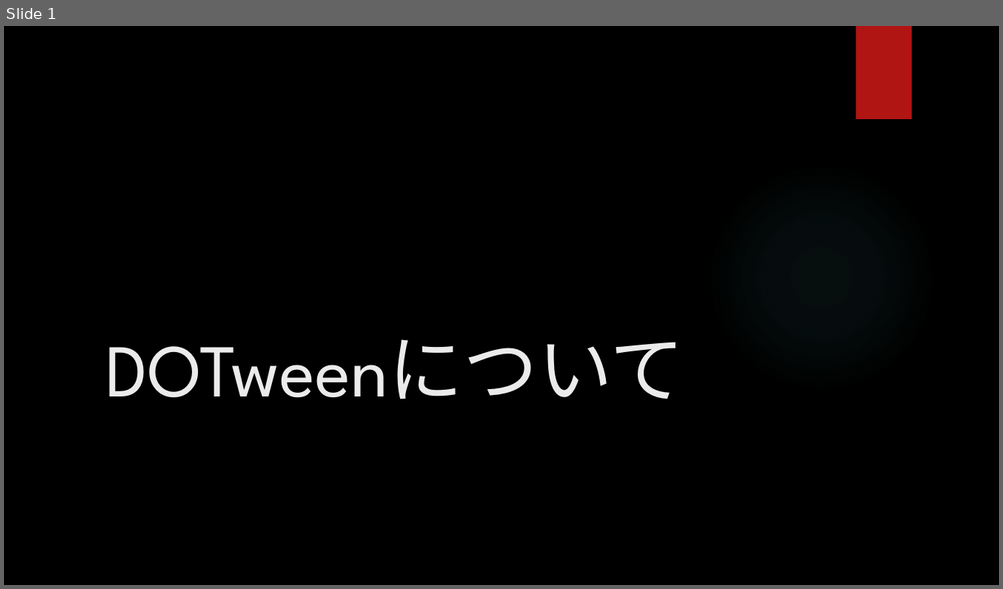
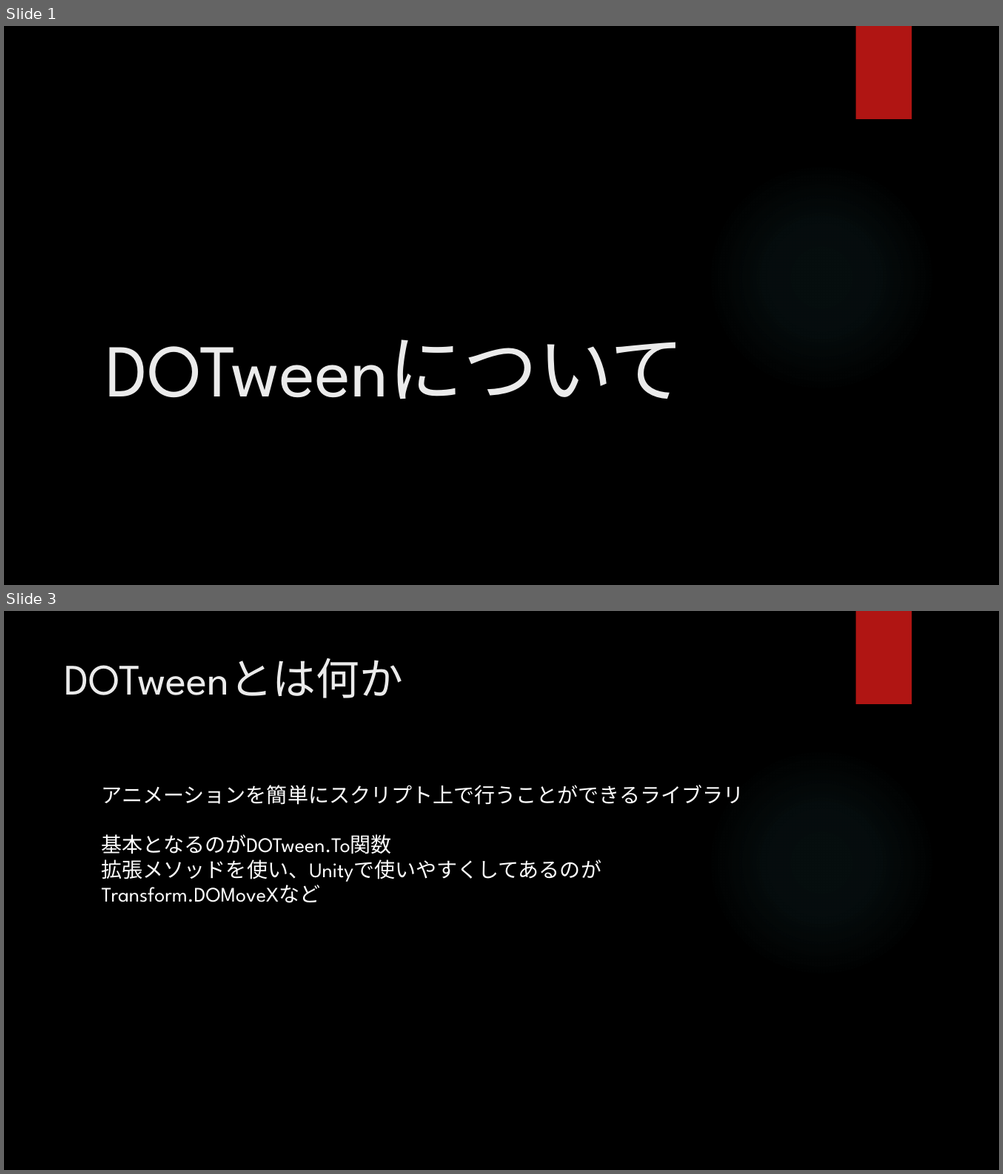
Before and after one commit to hopesnow/Study, a slide deck: RHStudy/Documents/プレゼンテーション1.pptx. Shown one above the other, each under a label of ours: slide 1 before the commit, slides 1 and 3 after it; the slides between them are not shown. The pictures are 1003x589 and 1003x1174 pixels, drawn with LibreOffice and Linux fonts; fonts in the diff are those of the drawing; background and template pictures are left out. Boxes give left, top, right and bottom in pixels: in the first picture for what was removed or moved away, otherwise in the second. Text is boxed around its words. In the diff, an @@ line names an element or a change of style, - is before the commit and + after.

```diff
--- a/RHStudy/Documents/プレゼンテーション1.pptx
+++ b/RHStudy/Documents/プレゼンテーション1.pptx
@@ slide 3 added at bbox=[4, 611, 999, 1170], background picture (left out); not listed: 2 template elements that a slide beside it also shows @@
@@ title added at bbox=[64, 658, 403, 698], 42 pt, text #EBEBEB @@
+DOTweenとは何か
@@ text added at bbox=[102, 785, 744, 903], 20 pt, text #FFFFFF @@
+アニメーションを簡単にスクリプト上で行うことができるライブラリ
+基本となるのがDOTween.To関数
+拡張メソッドを使い、Unityで使いやすくしてあるのが
+Transform.DOMoveXなど
```
Also in this commit, not shown: 9 other slides added, 2 other files.
